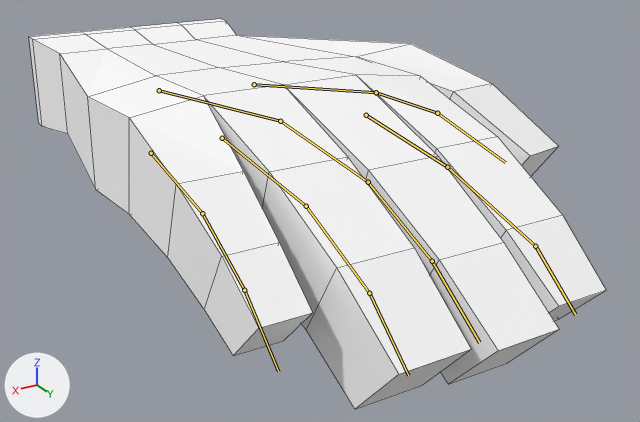
The Blender file app/models/handR.blend: old version first, new version second.
Camera for both pictures: a 50 mm lens placed at (0.121, 0.226, 0.095), pointed at (-0.02, -0.01, -0.023). Arrows for +X, +Y and +Z are at lower left; the lights stay in place. The bones that bend it are drawn over the model as lines. Mesh edges are drawn as thin lines.

In view in the first picture: 'HandR'.
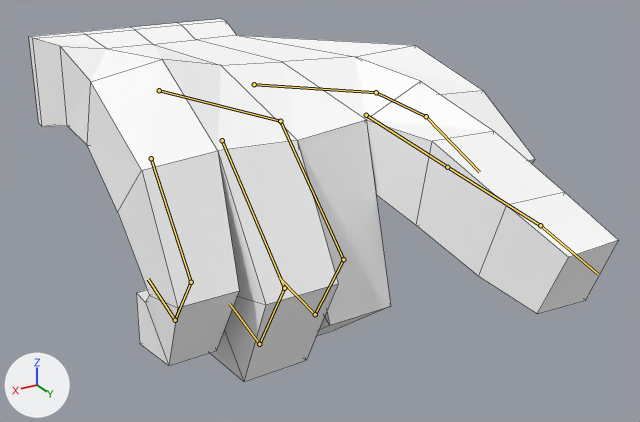
The newer file adds an action. The first version stands in its rest pose; the second is drawn at frame 6 of the action 'pointing'.

What the commit changed:
Bone 'F2a' (bone_f2a) moves from (0.0, 0.0, 0.0) to (0.0, 0.0007, 0.0027).
Bone 'F2a' (bone_f2a) turns from (0, 0, 0) to (-36, 0, 0) degrees about its own x, y and z.
Bone 'F2b' (bone_f2b) moves from (0.0, 0.0, 0.0) to (0.0, -0.0018, 0.0007).
Bone 'F2b' (bone_f2b) turns from (0, 0, 0) to (-64, 0, 0) degrees about its own x, y and z.
Bone 'F2c' (bone_f2c) moves from (0.0, 0.0, 0.0) to (0.0, -0.0004, -0.0036).
Bone 'F2c' (bone_f2c) turns from (0, 0, 0) to (-52, 0, 0) degrees about its own x, y and z.
Bone 'F3a' (bone_f3a) moves from (0.0, 0.0, 0.0) to (0.0, -0.0002, -0.0008).
Bone 'F3a' (bone_f3a) turns from (0, 0, 0) to (-36, 0, 0) degrees about its own x, y and z.
Bone 'F3b' (bone_f3b) moves from (0.0, 0.0, 0.0) to (0.0, 0.0, -0.0051).
Bone 'F3b' (bone_f3b) turns from (0, 0, 0) to (-64, 0, 0) degrees about its own x, y and z.
Bone 'F3c' (bone_f3c) moves from (0.0, 0.0, 0.0) to (0.0, 0.0047, -0.0023).
Bone 'F3c' (bone_f3c) turns from (0, 0, 0) to (-52, 0, 0) degrees about its own x, y and z.
Bone 'F4a' (bone_f4a) moves from (0.0, 0.0, 0.0) to (0.0, -0.0004, -0.0019).
Bone 'F4a' (bone_f4a) turns from (0, 0, 0) to (-36, -2, 1) degrees about its own x, y and z.
Bone 'F4b' (bone_f4b) moves from (0.0, 0.0, 0.0) to (0.0, 0.0013, 0.0046).
Bone 'F4b' (bone_f4b) turns from (0, 0, 0) to (-64, 1, 0) degrees about its own x, y and z.
Bone 'F4c' (bone_f4c) moves from (0.0, 0.0, 0.0) to (0.0, -0.0047, 0.0059).
Bone 'F4c' (bone_f4c) turns from (0, 0, 0) to (-52, 0, 0) degrees about its own x, y and z.
Bone 'F1b' (bone_f1b) turns from (0, 0, 0) to (11, -1, -2) degrees about its own x, y and z.
Bone 'F1c' (bone_f1c) turns from (0, 0, 0) to (15, -2, -2) degrees about its own x, y and z.
Bone 'Tb' (bone_tb) turns from (0, 0, 0) to (1, 2, -14) degrees about its own x, y and z.

What differs and where, as boxes [x1, y1, x2, y2] in the pictures (640 x 422 px):
'HandR', posed (7% shorter): before [29, 19, 606, 409]; after [29, 19, 619, 382]
bone 'F2a', root to tip: before (280, 121) to (368, 182); after (280, 121) to (343, 259)
bone 'F2b', root to tip: before (368, 182) to (432, 261); after (343, 259) to (315, 314)
bone 'F2c', root to tip: before (432, 261) to (479, 342); after (315, 314) to (279, 278)
bone 'F3a', root to tip: before (222, 138) to (306, 206); after (222, 140) to (284, 288)
bone 'F3b', root to tip: before (306, 206) to (369, 293); after (284, 288) to (259, 344)
bone 'F3c', root to tip: before (369, 293) to (408, 375); after (259, 344) to (229, 303)
bone 'F4a', root to tip: before (151, 153) to (202, 213); after (151, 158) to (191, 282)
bone 'F4b', root to tip: before (202, 213) to (244, 290); after (191, 282) to (175, 320)
bone 'F4c', root to tip: before (244, 290) to (278, 371); after (175, 320) to (148, 279)
bone 'F1b', root to tip: before (447, 167) to (535, 246); after (447, 167) to (540, 225)
bone 'F1c', root to tip: before (535, 246) to (575, 314); after (540, 225) to (598, 274)
bone 'Tb', root to tip: before (376, 92) to (437, 113); after (376, 92) to (426, 116)
